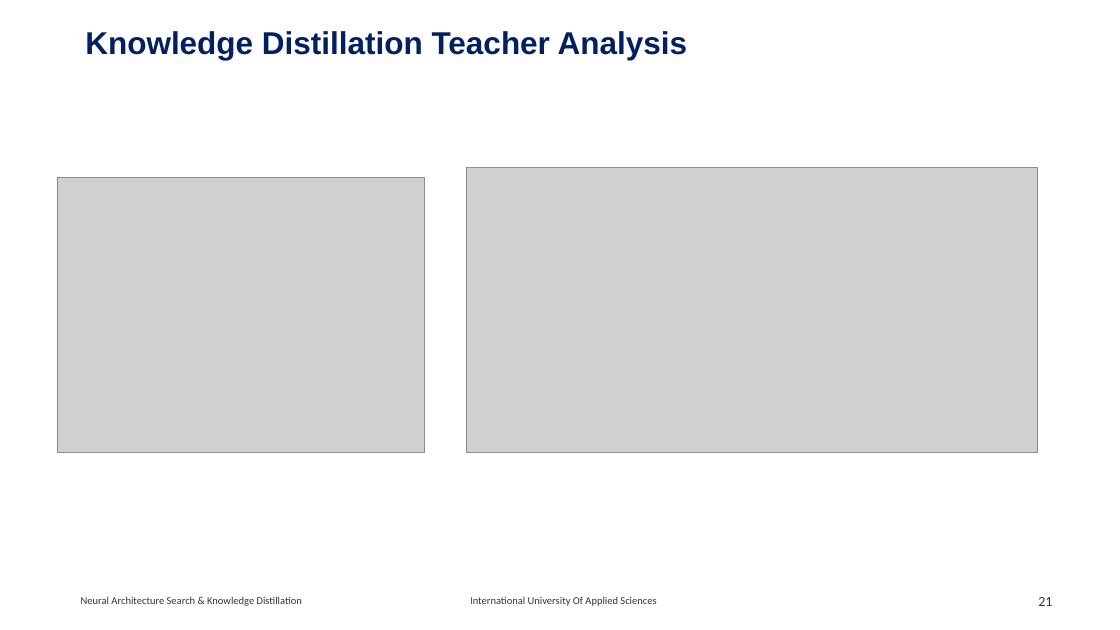
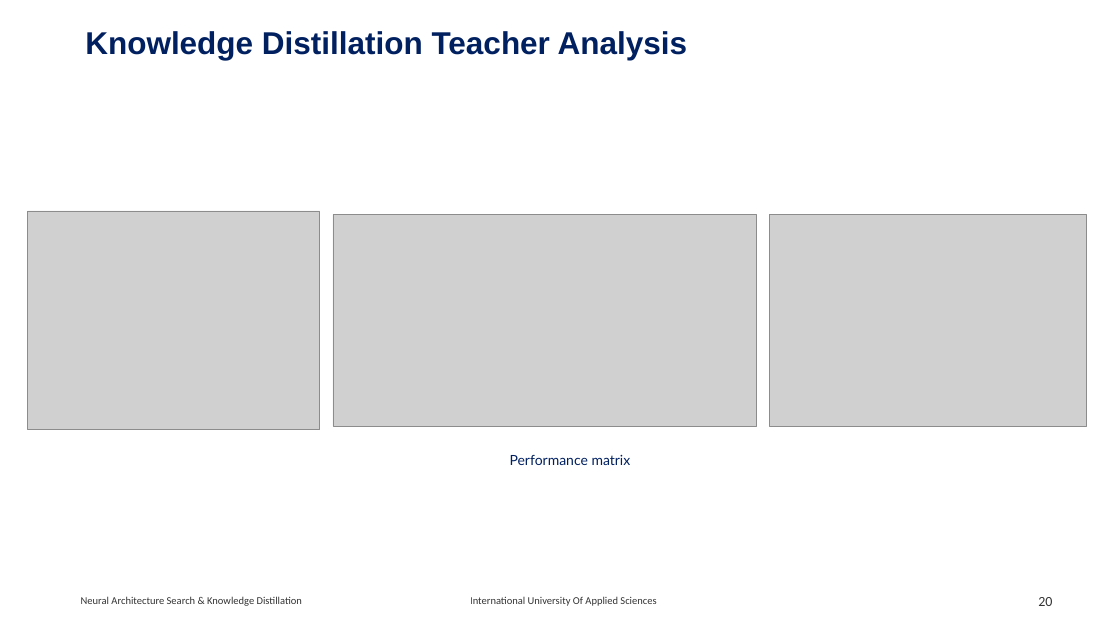
Before and after one commit to RajeshRamadas/yolov8-model-optimization, a slide deck: slide 20 of 01-Project-management/presentation/KnowledgeDistillation.pptx (slide 21 before the commit). Drawn at 1120x630 pixels with LibreOffice and Linux fonts; fonts in the diff are those of the drawing; grey boxes stand for pictures. Boxes give left, top, right and bottom in pixels: in the first picture for what was removed or moved away, otherwise in the second. Text is boxed around its words. In the diff, an @@ line names an element or a change of style, - is before the commit and + after.

```diff
--- a/01-Project-management/presentation/KnowledgeDistillation.pptx
+++ b/01-Project-management/presentation/KnowledgeDistillation.pptx
@@ picture: place and size @@
-picture at (58, 177, 424, 452)
+picture at (28, 211, 319, 430)
@@ picture: place and size @@
-picture at (467, 167, 1038, 453)
+picture at (333, 215, 756, 427)
@@ picture added at (770, 215, 1087, 427) @@
@@ text added at (510, 455, 631, 465), 12 pt, text #002060 @@
+Performance matrix
@@ page number at (1038, 597, 1052, 606): text changed @@
-21
+20
```
Also in this commit, not shown: 7 other slides changed, 2 slides removed.
